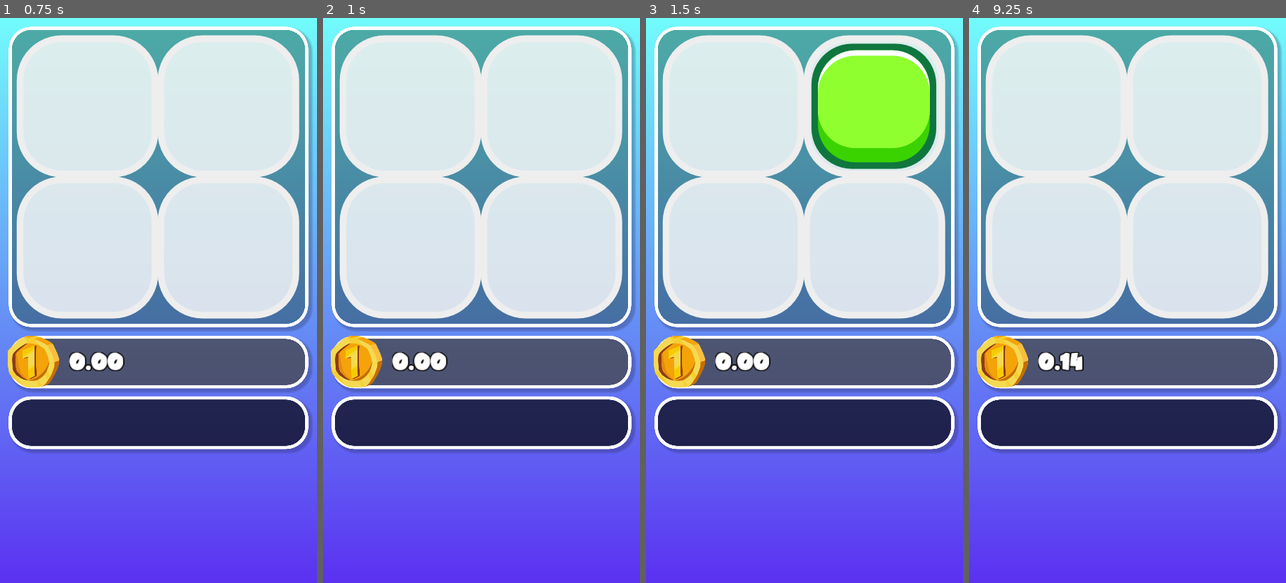
Above: before the commit, frames 1-4 (left to right).
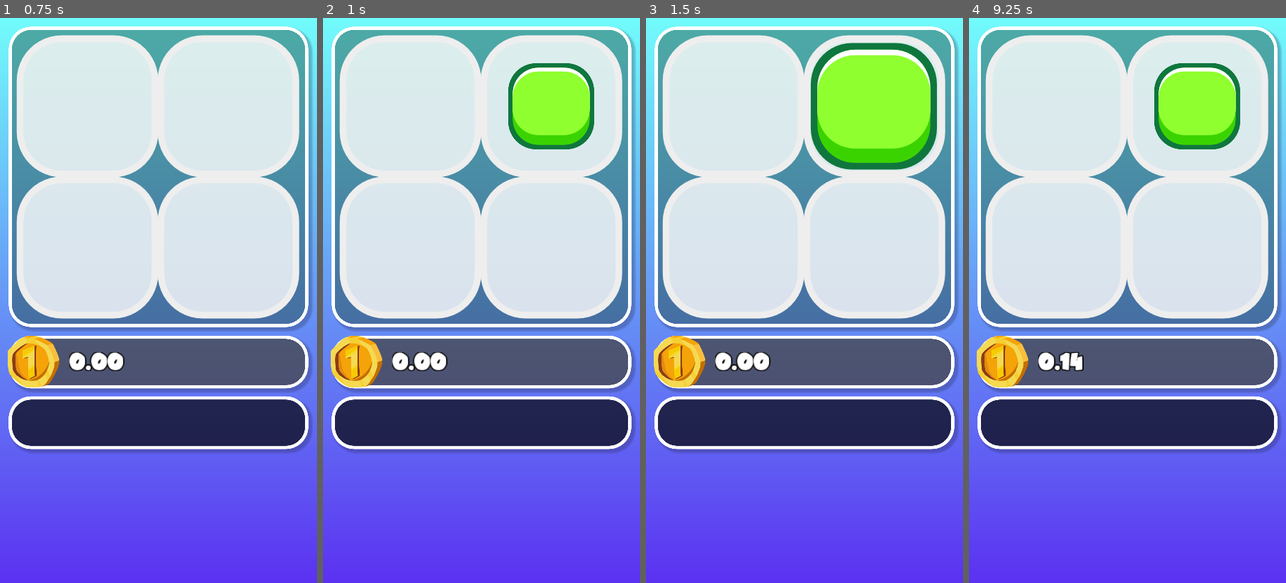
Above: after the commit, the same moments.

Repository: TimothyAlexisVass/a-game
Game: Godot game, scene res://scenes/main.tscn
Two runs of this game, one before a commit and one after it. Both use one fixed random seed, a clock stepped at 60 frames per second and the inputs below.
Inputs (mouse positions are in pixels of both pictures, inside the frame that each line leads up to):
- Up to frame 1 (0.75 s): tap Enter at 0.5 s; move the mouse to (228, 272) at 0.52 s; hold Right (ui_right) from 0.53 s (still down); click (228, 272) at 0.67 s
- Up to frame 2 (1 s): keep holding Right (ui_right)
- Up to frame 3 (1.5 s): release Right (ui_right) at 1.25 s; drag from (741, 328) to (788, 413) at 1.27 s
- Up to frame 4 (9.25 s): move the mouse to (1159, 176) at 2.02 s; hold Right (ui_right) 2.03-2.75 s; drag from (1111, 413) to (1032, 215) at 2.77 s; move the mouse to (1222, 385) at 3.52 s; hold Left (ui_left) 3.53-4.25 s; drag from (1032, 215) to (1079, 159) at 4.27 s; tap Space at 5 s; move the mouse to (1143, 300) at 5.02 s; hold Down (ui_down) 5.03-5.75 s; click (1143, 300) at 5.17 s; drag from (1079, 159) to (1064, 328) at 5.77 s; move the mouse to (1197, 272) at 6.52 s; hold Up (ui_up) 6.53-7.25 s; drag from (1064, 328) to (1111, 413) at 7.27 s; click (1254, 51) at 8 s; move the mouse to (1159, 176) at 8.77 s; hold Down (ui_down) from 8.78 s (still down)

Frame 1 is identical in both runs. In frame 2, 3.8% of the frame differs, in the area x 58-86%, y 8-24%; in frame 3, 0.7%; in frame 4, 3.8%.

Commit message:
Completed load functionality.

Diff:
--- a/scripts/tile_board.gd
+++ b/scripts/tile_board.gd
@@ -93,10 +93,7 @@
 
 func check_if_recycle_should_be_enabled():
 	Main.recycle_button.visible = Global.data.moves_left == 0
-	print("got here too")
-	print(str(open_position_exists()))
 	if !open_position_exists() and !combination_possible():
-		print("got here too")
 		Main.recycle_button.visible = true
 		full_board = true
 
@@ -298,33 +295,34 @@
 func initialize_board():
 	Main.set_board_variables()
 	Main.generate_tile_backgrounds()
-	#Wait 1 second before adding tiles
-	yield(get_tree().create_timer(1), "timeout")
 
 	full_board = false
 
 	if Global.data.all_tiles == null:
-		Global.data.all_tiles = []
-		#Make Global.data.all_tiles into 2D_array
-		for column in Global.data.board_size:
-			Global.data.all_tiles.append([])
-			for row in Global.data.board_size:
-				Global.data.all_tiles[column].append(null)
+		#Wait 1 second before adding tiles
+		yield(get_tree().create_timer(.5), "timeout")
+		generate_empty_all_tiles_array()
 		for i in Global.data.starting_tiles:
+			yield(get_tree().create_timer(.3), "timeout")
 			add_tile_in_empty_position()
-			yield(get_tree().create_timer(.3), "timeout")
 	else:
+		generate_empty_all_tiles_array()
 		for column in Global.data.board_size:
 			for row in Global.data.board_size:
 				if Global.data.tile_levels[column][row] != null:
 					add_tile(int(Global.data.tile_levels[column][row]), column, row)
-					yield(get_tree().create_timer(.3), "timeout")
 	calculate_board_income()
-	yield(get_tree().create_timer(.4), "timeout")
+	yield(get_tree().create_timer(.6), "timeout")
 	Main.move_enabled = true
-	print("got here")
 	check_if_recycle_should_be_enabled()
 
+func generate_empty_all_tiles_array():
+	Global.data.all_tiles = []
+	#Make Global.data.all_tiles into 2D_array
+	for column in Global.data.board_size:
+		Global.data.all_tiles.append([])
+		for row in Global.data.board_size:
+			Global.data.all_tiles[column].append(null)
 func recycle():
 	Main.recycle_button.visible = false
 	Global.data.base_income = Global.data.total_income
